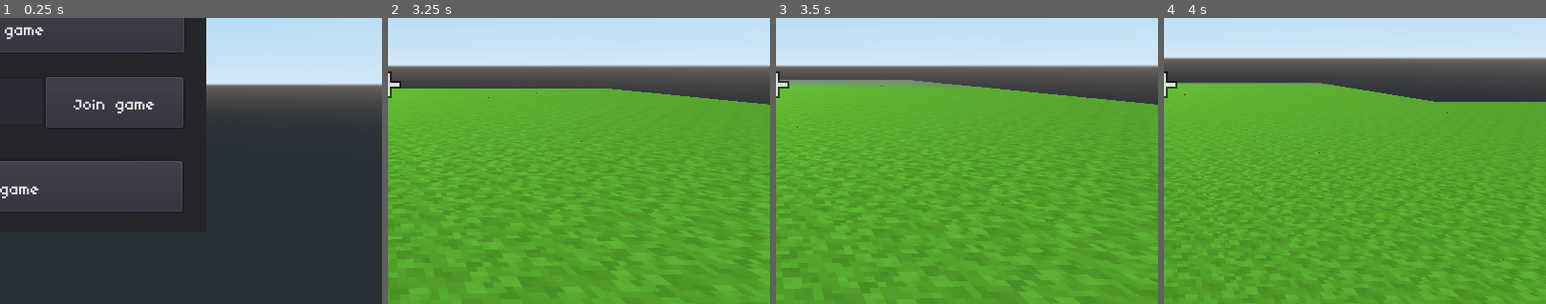
Above: before the commit, frames 1-4 (left to right).
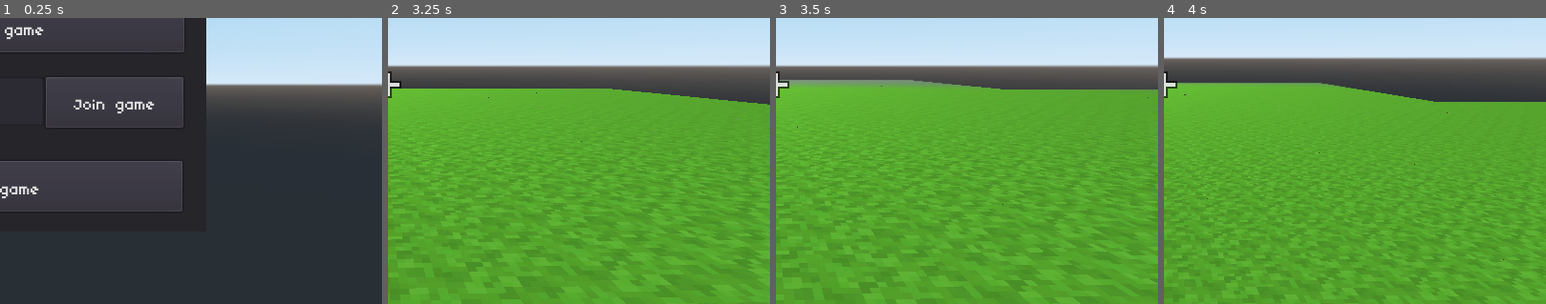
Above: after the commit, the same moments.

Repository: labyrinth-brno/labyrinth3d
Game: Godot game, scene res://Scenes/World.tscn
Two runs of this game, one before a commit and one after it. Both use one fixed random seed, a clock stepped at 60 frames per second and the inputs below.
Inputs (mouse positions are % of the whole screen's width and height, from its top left):
- Up to frame 1 (0.25 s): no input
- Up to frame 2 (3.25 s): click "Start game" at 0.5 s; move the mouse to (55, 50) at 1.27 s; hold W (move_forward) from 1.28 s (still down); right-click (55, 50) at 1.35 s; tap Space (jump) at 1.52, 2.27 s; move the mouse to (45, 50) at 2.02 s; right-click (45, 50) at 2.1 s; move the mouse to (52, 48) at 2.77 s; tap } (next_block) at 2.85 s; right-click (52, 48) at 3.05 s
- Up to frame 3 (3.5 s): keep holding W (move_forward)
- Up to frame 4 (4 s): keep holding W (move_forward); move the mouse to (49, 52) at 3.52 s; click (49, 52) at 3.6 s; tap Space (jump) at 3.77 s; right-click (49, 52) at 3.8 s
The pictures show only the part of the screen within x 50-100%, y 38-88%; the shares and areas given below are measured in that part.

Frames 1-2 are identical in both runs. In frame 3, 1.1% of the frame differs, in the area x 61-100%, y 25-31%; in frame 4, nothing differs.

Commit message:
Loading message..

Diff:
--- a/Components/PauseMenu/pause_menu.tscn
+++ b/Components/PauseMenu/pause_menu.tscn
@@ -11,6 +11,10 @@
 
 [sub_resource type="DynamicFont" id=2]
 size = 50
+font_data = ExtResource( 3 )
+
+[sub_resource type="DynamicFont" id=3]
+size = 70
 font_data = ExtResource( 3 )
 
 [node name="UI" type="Control"]
@@ -120,6 +124,26 @@
 __meta__ = {
 "_edit_use_anchors_": false
 }
+
+[node name="Loading" type="Panel" parent="."]
+visible = false
+anchor_left = 0.5
+anchor_top = 0.5
+anchor_right = 0.5
+anchor_bottom = 0.5
+margin_left = -206.0
+margin_top = -76.5
+margin_right = 206.0
+margin_bottom = 76.5
+
+[node name="Label" type="Label" parent="Loading"]
+margin_left = 38.0
+margin_top = 36.0
+margin_right = 370.0
+margin_bottom = 103.0
+custom_fonts/font = SubResource( 3 )
+text = "LOADING ..."
+align = 1
 [connection signal="pressed" from="Network/ServerBtn" to="." method="_on_ServerBtn_pressed"]
 [connection signal="pressed" from="Network/ClientBtn" to="." method="_on_ClientBtn_pressed"]
 [connection signal="pressed" from="Network/Quit" to="." method="_on_Quit_pressed"]
--- a/Scenes/World.gd
+++ b/Scenes/World.gd
@@ -100,10 +100,9 @@
 
 
 remote func generate_terrain(data):
-	print("LOADING...")
 	for block_position in data.keys():
 		set_block_global_position(block_position, data[block_position])
-	print("DONE")
+	get_node("UI/Loading").hide()
 
 remote func register_player(id, info):
 	players[id] = info
@@ -118,6 +117,7 @@
 
 ## CLIENT PART ##########################
 func _connected_ok():
+	get_node("UI/Loading").show()
 	add_log("=> I'am connected to the game");
 	print("CLIENT connected...")
 	self_id = get_tree().get_network_unique_id()
--- a/Scenes/World.tscn
+++ b/Scenes/World.tscn
@@ -18,3 +18,5 @@
 
 [node name="Player" parent="." instance=ExtResource( 1 )]
 transform = Transform( 1, 0, 0, 0, 1, 0, 0, 0, 1, 1.25602, 2.2067, 1.71402 )
+
+[editable path="UI"]
Not shown: 1 places in Components/PauseMenu/pause_menu.tscn that only renumber resources
